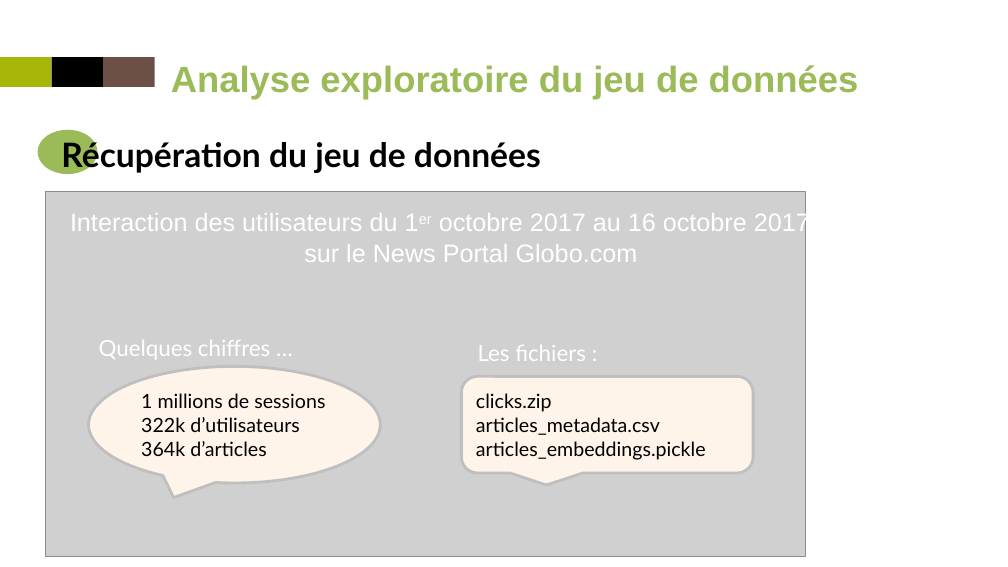
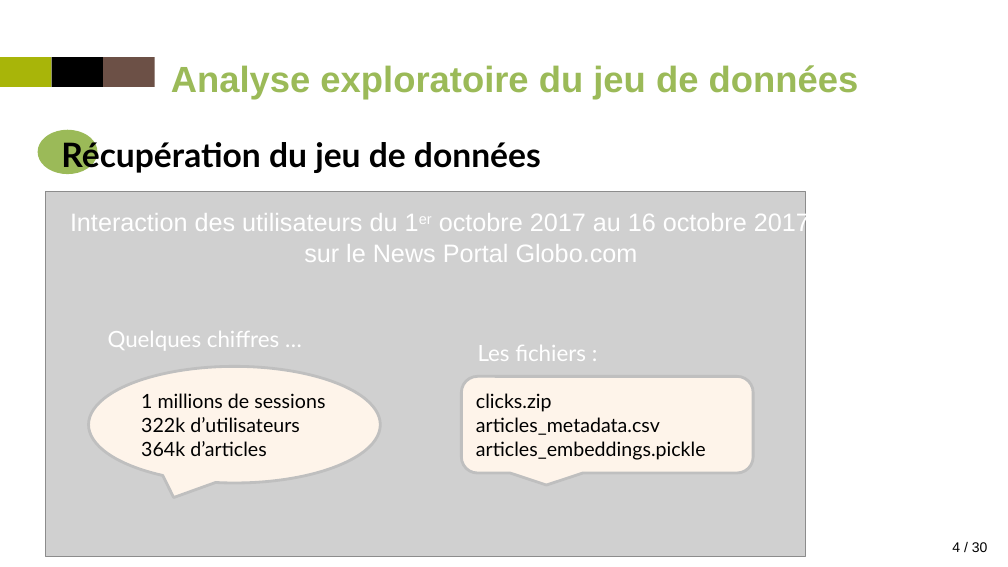
Before and after one commit to Trilian/projet9, a slide deck: slide 4 of P9_presentation.pptx. Drawn at 1008x567 pixels with LibreOffice and Linux fonts; fonts in the diff are those of the drawing; grey boxes stand for pictures. Boxes give left, top, right and bottom in pixels: in the first picture for what was removed or moved away, otherwise in the second. Text is boxed around its words. In the diff, an @@ line names an element or a change of style, - is before the commit and + after.

```diff
--- a/P9_presentation.pptx
+++ b/P9_presentation.pptx
@@ text "Quelques chiffres …": place and size @@
-text "Quelques chiffres …" at [99, 340, 270, 359]
+text "Quelques chiffres …" at [108, 331, 279, 350]
@@ page number added at [945, 542, 988, 552], 10 pt, text #000000 @@
+44 / 30
```
Also in this commit, not shown: 24 other slides changed, 1 slide removed, 36 other files.
